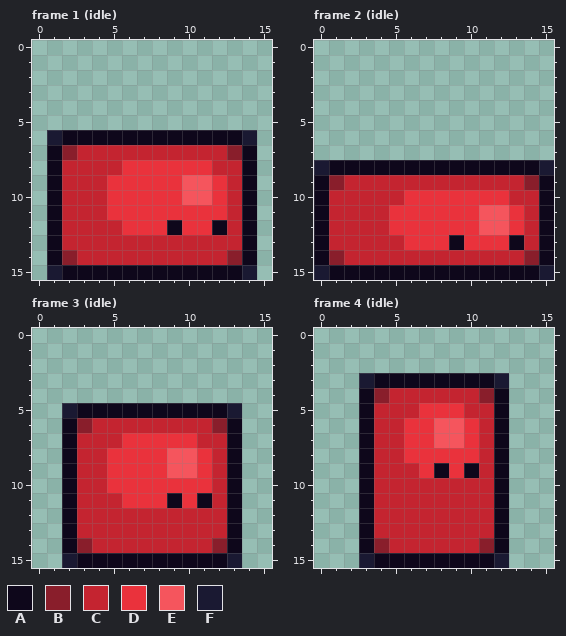
Two states of a pixel-art file, BurningKnight/Content/Animations/bullet_slime.ase. Above: the version before the commit.
16x16 pixels, 7 frames. Shown: frame 1 (idle), frame 2 (idle), frame 3 (idle), frame 4 (idle). The commit also changed other frames, which this record leaves out.
Palette (. is transparent): A #0e071b  B #891e2b  C #c42430  D #ea323c  E #f5555d  F #1a1932
Pixels before, frame 1 (idle), first column x 1:
 6 FAAAAAAAAAAAAF
 7 ABCCCCCCCCCCBA
 8 ACCCCDDDDDDCCA
 9 ACCCDDDDDEEDCA
10 ACCCDDDDDEEDCA
11 ACCCDDDDDDDDCA
12 ACCCCDDDADDACA
13 ACCCCCCCCCCCCA
14 ABCCCCCCCCCCBA
15 FAAAAAAAAAAAAF
Pixels before, frame 2 (idle), first column x 0:
 8 FAAAAAAAAAAAAAAF
 9 ABCCCCCCCCCCCCBA
10 ACCCCCDDDDDDDCCA
11 ACCCCDDDDDDEEDCA
12 ACCCCDDDDDDEEDCA
13 ACCCCCDDDADDDACA
14 ABCCCCCCCCCCCCBA
15 FAAAAAAAAAAAAAAF
Pixels before, frame 3 (idle), first column x 2:
 5 FAAAAAAAAAAF
 6 ABCCCCCCCCBA
 7 ACCCDDDDDCCA
 8 ACCDDDDEEDCA
 9 ACCDDDDEEDCA
10 ACCDDDDDDDCA
11 ACCCDDDADACA
12 ACCCCCCCCCCA
13 ACCCCCCCCCCA
14 ABCCCCCCCCBA
15 FAAAAAAAAAAF
Pixels before, frame 4 (idle), first column x 3:
 3 FAAAAAAAAF
 4 ABCCCCCCBA
 5 ACCCDDDCCA
 6 ACCDDEEDCA
 7 ACCDDEEDCA
 8 ACCDDDDDCA
 9 ACCCDADACA
10 ACCCCCCCCA
11 ACCCCCCCCA
12 ACCCCCCCCA
13 ACCCCCCCCA
14 ABCCCCCCBA
15 FAAAAAAAAF
Now the later version:
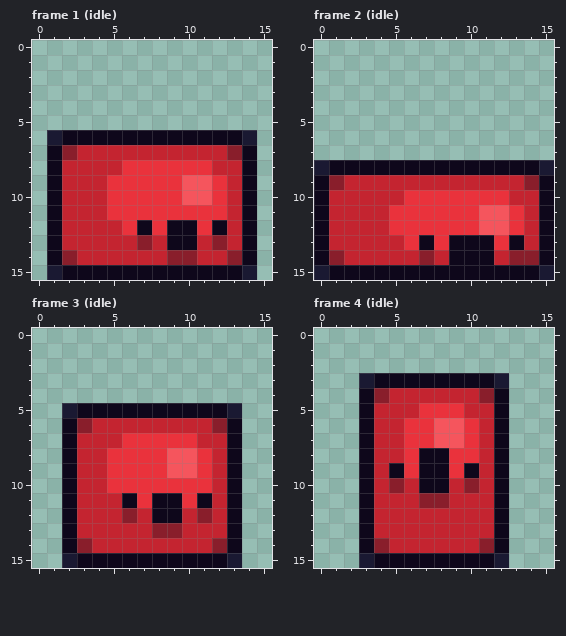
What changed:
Frame 1 (idle):
y 12: x 7 D -> A; x 10 D -> A
y 13: x 7 C -> B; x 9..10 CC -> AA; x 12 C -> B
y 14: x 9..10 CC -> BB
Frame 2 (idle):
y 13: x 7 D -> A; x 10..11 DD -> AA
y 14: x 7 C -> B; x 9..11 CCC -> AAA; x 13 C -> B
Frame 3 (idle):
y 11: x 6 D -> A; x 8 D -> A
y 12: x 6 C -> B; x 8..9 CC -> AA; x 11 C -> B
y 13: x 8..9 CC -> BB
Frame 4 (idle):
y 8: x 7..8 DD -> AA
y 9: x 5..7 CCD -> ADA
y 10: x 5 C -> B; x 7..8 CC -> AA; x 10 C -> B
y 11: x 7..8 CC -> BB
Changed places in both pictures, as pixel boxes (x1, y1, x2, y2):
changed: (137, 220, 227, 265)
changed: (419, 235, 524, 265)
changed: (122, 493, 212, 538)
changed: (389, 448, 479, 508)
